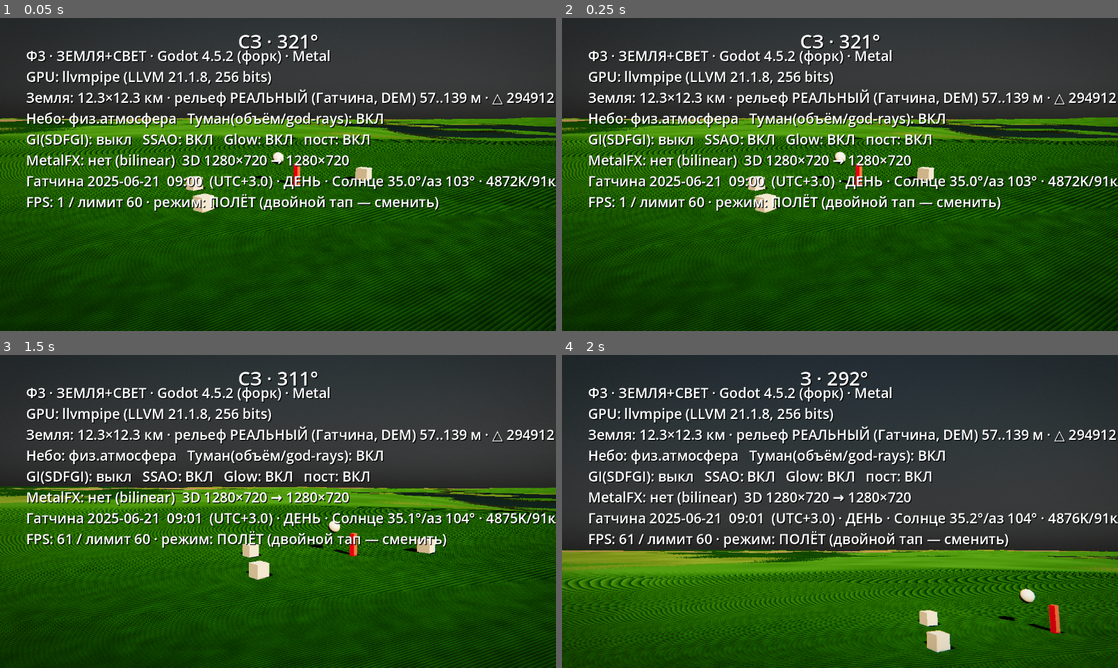
Above: before the commit, frames 1-4 (two rows, left to right).
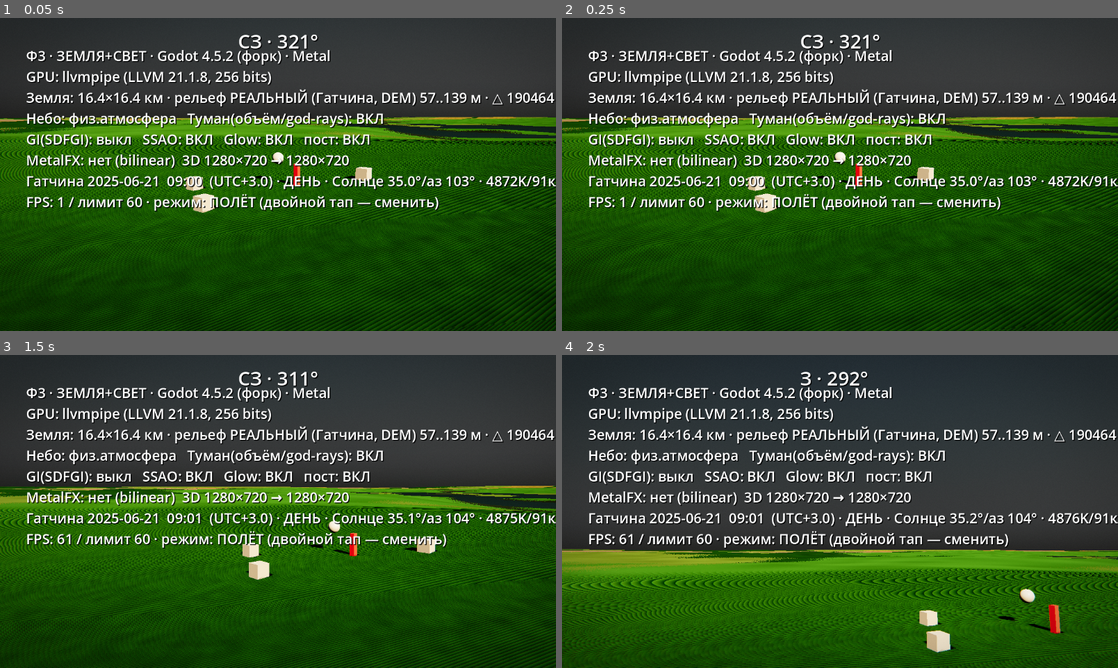
Above: after the commit, the same moments.

Repository: B760m670/mmorpg3dnew
Game: Godot game, scene res://scenes/light_stage.tscn
Two runs of this game, one before a commit and one after it. Both use one fixed random seed, a clock stepped at 60 frames per second and the inputs below.
Inputs (mouse positions are in pixels of both pictures, inside the frame that each line leads up to):
- Up to frame 1 (0.05 s): no input
- Up to frame 2 (0.25 s): no input
- Up to frame 3 (1.5 s): move the mouse to (400, 495) at 0.52 s; click (400, 495) at 0.67 s; drag from (166, 527) to (250, 574) at 1.27 s
- Up to frame 4 (2 s): no input

The runs differ from the first frame. In frame 1, 15% of the frame differs, in the area x 0-100%, y 23-100%; in frame 2, 15%; in frame 3, 12%; in frame 4, 7.8%.

Commit message:
Земля: клипмап-LOD (7 колец, 2→128 м) — деталь у ног и весь мир 16.4 км
Первый пункт чек-листа исследования (принцип Nanite/клипмапов: детализация
= функция расстояния):
- центр 128² ячеек ПО 2 М (±128 м вокруг наблюдателя) + 6 колец с
  удвоением ячейки до 128 м → охват ±8192 м — ВСЯ сетка данных (16.4 км
  против прежних 12.3)
- кольца следуют за камерой (снап к удвоенной ячейке уровня — сетки
  соседних уровней совпадают), работают и в полёте, и пешеходом
- высота — в ВЕРШИННОМ шейдере из текстуры высот, mip по уровню кольца:
  дальняя геометрия сглаживается в источнике (чистый горизонт по
  построению), у ног — рельеф 2 м + пиксельные нормали + микронормали
- стыки уровней прячут юбки по внешним и внутренним периметрам
- треугольников 190k (было 295k при детали 32 м и охвате 12.3 км)
- физика/вода/посадка объектов — на прежней CPU-сетке height() (совпадает
  с видимой поверхностью: один источник данных)

Стенд: рендер с воздуха и с ног чистый, дыр между кольцами нет, полос на
горизонте нет. FPS-проверка — на A18.

Co-Authored-By: Claude Fable 5 <noreply@anthropic.com>
Claude-Session: https://claude.ai/code/session_011pJt8xA6v8KEwtPnSYGg9D

Diff:
--- a/game2/scripts/world/terrain.gd
+++ b/game2/scripts/world/terrain.gd
@@ -1,46 +1,54 @@
 class_name Terrain
 extends Node3D
-## Земля игры — РЕАЛЬНЫЙ рельеф территории Гатчины (1 юнит = 1 метр).
-## Высоты — из настоящих измерений (SRTM/ASTER, terrarium z13 ≈10 м/пиксель),
-## собраны конвейером tools/fetch_dem_gatchina.py в сетку int16-см
-## (513×513 × 32 м = 16384 м; высоты 62–142 м — Гатчинская равнина).
-## Начало координат мира — центр территории (высота там = 0), сетка даёт
-## height(x,z) билинейно; поверх — микрорельеф-шум ±0.5 м как слой детализации
-## (разрешение DEM ~10 м, вблизи нужна мелкая неровность грунта).
-## Если файла данных нет — честный фолбэк на процедурный рельеф с пометкой.
-
-@export var world_size_m: float = 12288.0       # территория 12.3×12.3 км
-@export var chunks_per_side: int = 12            # чанк 1024 м
-@export var chunk_res: int = 32                  # 32 квада/чанк → шаг 32 м
-@export var tile_m: float = 4.0                  # масштаб тайла материала, м
+## Земля игры — РЕАЛЬНЫЙ рельеф Гатчины, отрисовка КЛИПМАП-КОЛЬЦАМИ
+## (детализация = функция расстояния, как в больших открытых мирах):
+##   центр 128×128 ячеек по 2 м (±128 м вокруг наблюдателя) + 6 колец с
+##   удвоением ячейки (4→128 м) до ±8192 м — вся сетка данных 16.4 км.
+## Кольца следуют за камерой (снап к шагу ячейки), высоты выбираются в
+## ВЕРШИННОМ шейдере из текстуры высот (mip по уровню кольца — дальняя
+## геометрия сглажена «в источнике»), стыки уровней прячут юбки по краям.
+## Треугольников ~70k против 295k у старой равномерной сетки — при детали
+## у ног 2 м вместо 32 м.
+##
+## Данные: tools/fetch_dem_gatchina.py → сетка int16-см 513×513×32 м
+## (SRTM/ASTER, якорь — Гатчинский дворец). CPU height() — та же сетка:
+## по ней физика (heightmap-коллизия), вода и посадка объектов.
 
 const DEM_PATH := "res://assets/dem/gatchina_cm.bin"
 const DEM_N := 513
 const DEM_STEP := 32.0
 const DEM_HALF := (DEM_N - 1) * DEM_STEP * 0.5   # 8192 м
 
+# клипмап
+const BASE_CELL := 2.0            # ячейка у ног, м
+const LEVELS := 7                 # 0-центр + 6 колец (2,4,8,16,32,64,128 м)
+const GRID_N := 128               # ячеек по стороне уровня (кольца — с дырой)
+const SKIRT_MARK := -1000.0       # маркер вершин-юбок (в локальном y)
+
+@export var world_size_m: float = 12288.0        # зона карт землепользования
+@export var collision_res: int = 384             # сетка физики (шаг 32 м)
+
 var real_dem: bool = false
 var _dem: PackedByteArray
-var _h_ref: float = 0.0                          # высота центра (дворец) — ноль мира
-var abs_min: float = 0.0                         # реальные высоты территории, м
+var _h_ref: float = 0.0                          # высота дворца — ноль мира
+var abs_min: float = 0.0
 var abs_max: float = 0.0
-
-var _noise: FastNoiseLite
-var _ridge: FastNoiseLite
 var tri_count: int = 0
 var min_h: float = INF
 var max_h: float = -INF
+
+var _noise: FastNoiseLite
+var _ridge: FastNoiseLite
+var _rings: Array[MeshInstance3D] = []
 
 func _init() -> void:
 	_noise = FastNoiseLite.new()
 	_noise.noise_type = FastNoiseLite.TYPE_SIMPLEX_SMOOTH
 	_noise.frequency = 0.0016
 	_noise.fractal_octaves = 5
-	_noise.fractal_lacunarity = 2.1
-	_noise.fractal_gain = 0.5
 	_ridge = FastNoiseLite.new()
 	_ridge.noise_type = FastNoiseLite.TYPE_SIMPLEX
-	_ridge.frequency = 0.02                        # мелкая неровность грунта
+	_ridge.frequency = 0.02
 	_ridge.fractal_octaves = 3
 	_load_dem()
 
@@ -56,17 +64,18 @@
 	real_dem = true
 	_h_ref = _dem_at(DEM_N / 2, DEM_N / 2)
 	abs_min = INF; abs_max = -INF
-	for k in range(0, DEM_N * DEM_N, 7):          # быстрая выборка статистики
+	for k in range(0, DEM_N * DEM_N, 7):
 		var v := float(_dem.decode_s16(k * 2)) / 100.0
 		abs_min = minf(abs_min, v)
 		abs_max = maxf(abs_max, v)
+	min_h = abs_min - _h_ref
+	max_h = abs_max - _h_ref
 
 func _dem_at(i: int, j: int) -> float:
 	i = clampi(i, 0, DEM_N - 1)
 	j = clampi(j, 0, DEM_N - 1)
 	return float(_dem.decode_s16((j * DEM_N + i) * 2)) / 100.0
 
-## реальная высота из сетки (билинейно). x=восток, z=юг (строка 0 — север).
 func _dem_height(x: float, z: float) -> float:
 	var u := (x + DEM_HALF) / DEM_STEP
 	var v := (z + DEM_HALF) / DEM_STEP
@@ -74,97 +83,152 @@
 	var j := int(floor(v))
 	var fx := u - float(i)
 	var fy := v - float(j)
-	var h00 := _dem_at(i, j)
-	var h10 := _dem_at(i + 1, j)
-	var h01 := _dem_at(i, j + 1)
-	var h11 := _dem_at(i + 1, j + 1)
-	return lerp(lerp(h00, h10, fx), lerp(h01, h11, fx), fy)
-
-## высота поверхности мира (м); 0 — уровень центра территории.
-## Гладкий DEM без шума: видимая поверхность, коллизия и вода согласованы;
-## мелкая неровность грунта — пиксельными нормалями в шейдере (без смещения).
+	return lerpf(lerpf(_dem_at(i, j), _dem_at(i + 1, j), fx),
+		lerpf(_dem_at(i, j + 1), _dem_at(i + 1, j + 1), fx), fy)
+
+## высота мира (м); 0 — уровень дворца. По ней — физика, вода, объекты.
 func height(x: float, z: float) -> float:
 	if real_dem:
 		return _dem_height(x, z) - _h_ref
-	# фолбэк: процедурная равнина (ИМИТАЦИЯ, помечено)
 	var hp := _noise.get_noise_2d(x, z) * 14.0
 	hp += _noise.get_noise_2d(x * 3.7 + 100.0, z * 3.7) * 4.0
 	return hp
 
 func normal_at(x: float, z: float) -> Vector3:
-	var e := 8.0 if real_dem else 1.0              # шаг производной ~ разрешению данных
-	var hl := height(x - e, z)
-	var hr := height(x + e, z)
-	var hd := height(x, z - e)
-	var hu := height(x, z + e)
-	return Vector3(hl - hr, 2.0 * e, hd - hu).normalized()
-
+	var e := 8.0
+	return Vector3(height(x - e, z) - height(x + e, z), 2.0 * e,
+		height(x, z - e) - height(x, z + e)).normalized()
+
+# ------------------------------------------------------------------ построение
 func build() -> void:
 	var mat := _ground_material()
-	var half := world_size_m * 0.5
-	var chunk := world_size_m / float(chunks_per_side)
 	tri_count = 0
-	for cj in range(chunks_per_side):
-		for ci in range(chunks_per_side):
-			var ox := -half + ci * chunk
-			var oz := -half + cj * chunk
-			var mi := MeshInstance3D.new()
-			mi.mesh = _build_chunk_mesh(ox, oz, chunk, chunk_res)
-			mi.material_override = mat
-			add_child(mi)
-	print("[terrain] %.0f×%.0f м, рельеф=%s, абс. высоты %.0f..%.0f м, перепад %.1f м, △=%d" % [
-		world_size_m, world_size_m,
-		"РЕАЛЬНЫЙ (Гатчина, DEM)" if real_dem else "процедурный (фолбэк!)",
-		abs_min, abs_max, max_h - min_h, tri_count])
-
-func _build_chunk_mesh(ox: float, oz: float, size: float, res: int) -> ArrayMesh:
+	for lv in range(LEVELS):
+		var mi := MeshInstance3D.new()
+		mi.mesh = _build_level_mesh(lv)
+		mi.material_override = mat
+		# меш смещается за камерой — граница отсечения должна быть широкой
+		mi.custom_aabb = AABB(Vector3(-DEM_HALF, -200, -DEM_HALF),
+			Vector3(DEM_HALF * 2, 600, DEM_HALF * 2))
+		mi.set_instance_shader_parameter("clip_level", float(lv))
+		add_child(mi)
+		_rings.append(mi)
+	print("[terrain] клипмап: %d уровней, ячейка %s..%s м, охват ±%.0f м, △=%d, рельеф=%s %.0f..%.0f м" % [
+		LEVELS, str(BASE_CELL), str(BASE_CELL * pow(2, LEVELS - 1)), DEM_HALF,
+		tri_count, "РЕАЛЬНЫЙ (Гатчина)" if real_dem else "процедурный(фолбэк!)",
+		abs_min, abs_max])
+
+## уровень lv: сетка GRID_N×GRID_N ячеек размером cell(lv); у колец — дыра
+## GRID_N/2 в центре; по внешнему И внутреннему краю — юбки (маркер y).
+func _build_level_mesh(lv: int) -> ArrayMesh:
+	var cell := BASE_CELL * pow(2.0, lv)
+	var n := GRID_N
+	var half := n / 2
+	var hole_half := n / 4                     # дыра под более мелкий уровень
 	var st := SurfaceTool.new()
 	st.begin(Mesh.PRIMITIVE_TRIANGLES)
-	var step := size / float(res)
-	for j in range(res + 1):
-		for i in range(res + 1):
-			var x := ox + i * step
-			var z := oz + j * step
-			var y := height(x, z)
-			min_h = minf(min_h, y)
-			max_h = maxf(max_h, y)
-			st.add_vertex(Vector3(x, y, z))   # нормали/цвет считает шейдер на пиксель
-	var row := res + 1
-	for j in range(res):
-		for i in range(res):
-			var a := j * row + i
-			var b := a + 1
-			var c := a + row
-			var d := c + 1
-			# порядок обхода: лицо грани — ВВЕРХ (Godot front = по часовой сверху)
-			st.add_index(a); st.add_index(b); st.add_index(c)
-			st.add_index(b); st.add_index(d); st.add_index(c)
-			tri_count += 2
+	var idx: Dictionary = {}
+
+	var add_v := func(i: int, j: int, skirt: bool) -> int:
+		var key := i * 10000 + j + (100000000 if skirt else 0)
+		if idx.has(key):
+			return idx[key]
+		var x := float(i - half) * cell
+		var z := float(j - half) * cell
+		st.set_uv(Vector2(x, z))               # локальный XZ (мир добавит шейдер)
+		st.add_vertex(Vector3(x, SKIRT_MARK if skirt else 0.0, z))
+		var id: int = idx.size()
+		idx[key] = id
+		return id
+
+	var quad := func(a: int, b: int, c: int, d: int) -> void:
+		# a—b (север), c—d (юг): лицо вверх
+		st.add_index(a); st.add_index(b); st.add_index(c)
+		st.add_index(b); st.add_index(d); st.add_index(c)
+		tri_count += 2
+
+	for j in range(n):
+		for i in range(n):
+			if lv > 0:
+				var in_hole := (i >= half - hole_half and i < half + hole_half
+					and j >= half - hole_half and j < half + hole_half)
+				if in_hole:
+					continue
+			var a: int = add_v.call(i, j, false)
+			var b: int = add_v.call(i + 1, j, false)
+			var c: int = add_v.call(i, j + 1, false)
+			var d: int = add_v.call(i + 1, j + 1, false)
+			quad.call(a, b, c, d)
+
+	# юбки: внешний периметр всех уровней + внутренний периметр колец
+	var edges: Array = [[0, n, 0, n, true]]
+	if lv > 0:
+		edges.append([half - hole_half, half + hole_half,
+			half - hole_half, half + hole_half, false])
+	for e in edges:
+		var i0: int = e[0]; var i1: int = e[1]
+		var j0: int = e[2]; var j1: int = e[3]
+		var outward: bool = e[4]
+		for i in range(i0, i1):
+			var a1: int = add_v.call(i, j0, false)
+			var b1: int = add_v.call(i + 1, j0, false)
+			var a2: int = add_v.call(i, j0, true)
+			var b2: int = add_v.call(i + 1, j0, true)
+			if outward: quad.call(a2, b2, a1, b1)
+			else: quad.call(a1, b1, a2, b2)
+			var c1: int = add_v.call(i, j1, false)
+			var d1: int = add_v.call(i + 1, j1, false)
+			var c2: int = add_v.call(i, j1, true)
+			var d2: int = add_v.call(i + 1, j1, true)
+			if outward: quad.call(c1, d1, c2, d2)
+			else: quad.call(c2, d2, c1, d1)
+		for j in range(j0, j1):
+			var a1: int = add_v.call(i0, j, false)
+			var b1: int = add_v.call(i0, j + 1, false)
+			var a2: int = add_v.call(i0, j, true)
+			var b2: int = add_v.call(i0, j + 1, true)
+			if outward: quad.call(a1, b1, a2, b2)
+			else: quad.call(a2, b2, a1, b1)
+			var c1: int = add_v.call(i1, j, false)
+			var d1: int = add_v.call(i1, j + 1, false)
+			var c2: int = add_v.call(i1, j, true)
+			var d2: int = add_v.call(i1, j + 1, true)
+			if outward: quad.call(c2, d2, c1, d1)
+			else: quad.call(c1, d1, c2, d2)
+
 	return st.commit()
 
+## кольца следуют за камерой: снап к удвоенной ячейке уровня (сохраняет
+## совпадение сеток соседних уровней)
+func _process(_delta: float) -> void:
+	var cam := get_viewport().get_camera_3d()
+	if cam == null:
+		return
+	var cx := cam.global_position.x
+	var cz := cam.global_position.z
+	for lv in range(LEVELS):
+		var s := BASE_CELL * pow(2.0, lv + 1)
+		_rings[lv].position = Vector3(floorf(cx / s) * s, 0.0, floorf(cz / s) * s)
+
+# ------------------------------------------------------------------ материал
 const ZONES_PATH := "res://assets/dem/zones_1024.bin"
 const ZONES_N := 1024
 
-## текстура высот для шейдера (RF, с мип-уровнями): пиксельные нормали и
-## гладкое освещение дали — из неё
 func _height_texture() -> ImageTexture:
 	var floats := PackedFloat32Array()
 	floats.resize(DEM_N * DEM_N)
-	var half := DEM_HALF
 	for j in range(DEM_N):
-		var z := -half + DEM_STEP * float(j)
+		var z := -DEM_HALF + DEM_STEP * float(j)
 		for i in range(DEM_N):
-			floats[j * DEM_N + i] = height(-half + DEM_STEP * float(i), z)
+			floats[j * DEM_N + i] = height(-DEM_HALF + DEM_STEP * float(i), z)
 	var img := Image.create_from_data(DEM_N, DEM_N, false, Image.FORMAT_RF,
 		floats.to_byte_array())
-	# R32F не фильтруется линейно на Apple GPU и llvmpipe → half-float (RH):
-	# фильтруется везде, точность ~2 см на наших высотах
+	# R32F не фильтруется на Apple GPU/llvmpipe → half-float (точность ~2 см)
 	img.convert(Image.FORMAT_RH)
 	img.generate_mipmaps()
 	return ImageTexture.create_from_image(img)
 
 func _ground_material() -> ShaderMaterial:
-	# террейн-шейдер: пиксельные нормали из высот + зоны землепользования
 	var m := ShaderMaterial.new()
 	m.shader = load("res://shaders/world/terrain.gdshader")
 	m.set_shader_parameter("height_tex", _height_texture())
@@ -175,18 +239,18 @@
 		var img := Image.create_from_data(ZONES_N, ZONES_N, false, Image.FORMAT_R8, bytes)
 		m.set_shader_parameter("zone_tex", ImageTexture.create_from_image(img))
 	else:
-		push_warning("[terrain] нет карты зон (%s) — вся земля будет лугом" % ZONES_PATH)
+		push_warning("[terrain] нет карты зон (%s) — вся земля лугом" % ZONES_PATH)
 		var img1 := Image.create(4, 4, false, Image.FORMAT_R8)
 		m.set_shader_parameter("zone_tex", ImageTexture.create_from_image(img1))
 	m.set_shader_parameter("zone_size_m", world_size_m)
 	m.set_shader_parameter("wet_level", (abs_min + 6.0) - _h_ref if real_dem else -3.0)
 	return m
 
-## ФИЗИКА: рельеф — твёрдое тело (HeightMapShape по той же height()).
-## С этого момента мир не декорация: по нему ходят тела, на него падают предметы.
+# ------------------------------------------------------------------ физика
+## рельеф — твёрдое тело: heightmap по той же height()
 func build_collision() -> void:
-	var n := chunks_per_side * chunk_res + 1        # 385 — как сетка рендера
-	var cell := world_size_m / float(n - 1)
+	var n := collision_res + 1
+	var cell := world_size_m / float(collision_res)
 	var heights := PackedFloat32Array()
 	heights.resize(n * n)
 	var half := world_size_m * 0.5
@@ -199,13 +263,14 @@
 	shape.map_data = heights
 	var cs := CollisionShape3D.new()
 	cs.shape = shape
-	cs.scale = Vector3(cell, 1.0, cell)             # ячейка сетки → метры
+	cs.scale = Vector3(cell, 1.0, cell)
 	var body := StaticBody3D.new()
 	body.add_child(cs)
 	add_child(body)
-	print("[terrain] коллизия: heightmap %d² (ячейка %.0f м) — рельеф стал твёрдым" % [n, cell])
+	print("[terrain] коллизия: heightmap %d² (ячейка %.0f м) — рельеф твёрдый" % [n, cell])
 
 func report() -> Dictionary:
-	return {"size_m": world_size_m, "relief_m": max_h - min_h,
+	return {"size_m": DEM_HALF * 2.0, "relief_m": max_h - min_h,
 		"min_h": min_h, "max_h": max_h, "tris": tri_count,
-		"real": real_dem, "abs_min": abs_min, "abs_max": abs_max}
+		"real": real_dem, "abs_min": abs_min, "abs_max": abs_max,
+		"clip_levels": LEVELS, "base_cell": BASE_CELL}
--- a/game2/shaders/world/terrain.gdshader
+++ b/game2/shaders/world/terrain.gdshader
@@ -13,10 +13,23 @@
 uniform float zone_size_m = 12288.0;
 uniform float wet_level = -30.0;         // мировая высота сырых низин, м
 
+// клипмап: уровень кольца этого меша (0 — центр 2 м ... 6 — кольцо 128 м)
+instance uniform float clip_level = 0.0;
+
 varying vec3 v_wpos;
 
 void vertex() {
-	v_wpos = (MODEL_MATRIX * vec4(VERTEX, 1.0)).xyz;
+	// кольцо — плоская сетка, ездит за камерой (в MODEL — снап-позиция);
+	// высота берётся здесь, mip по уровню кольца: дальняя геометрия
+	// сглаживается в самом источнике (чистый горизонт по построению)
+	vec3 w = (MODEL_MATRIX * vec4(VERTEX.x, 0.0, VERTEX.z, 1.0)).xyz;
+	vec2 huv = (w.xz + vec2(dem_half)) / (2.0 * dem_half);
+	float lod = max(0.0, clip_level - 4.0);
+	float h = textureLod(height_tex, huv, lod).r;
+	float cell = 2.0 * exp2(clip_level);
+	bool skirt = VERTEX.y < -500.0;      // маркер вершин-юбок
+	VERTEX.y = h - (skirt ? cell * 2.0 + 2.0 : 0.0);
+	v_wpos = vec3(w.x, h, w.z);
 }
 
 float hh(vec2 wxz) {
